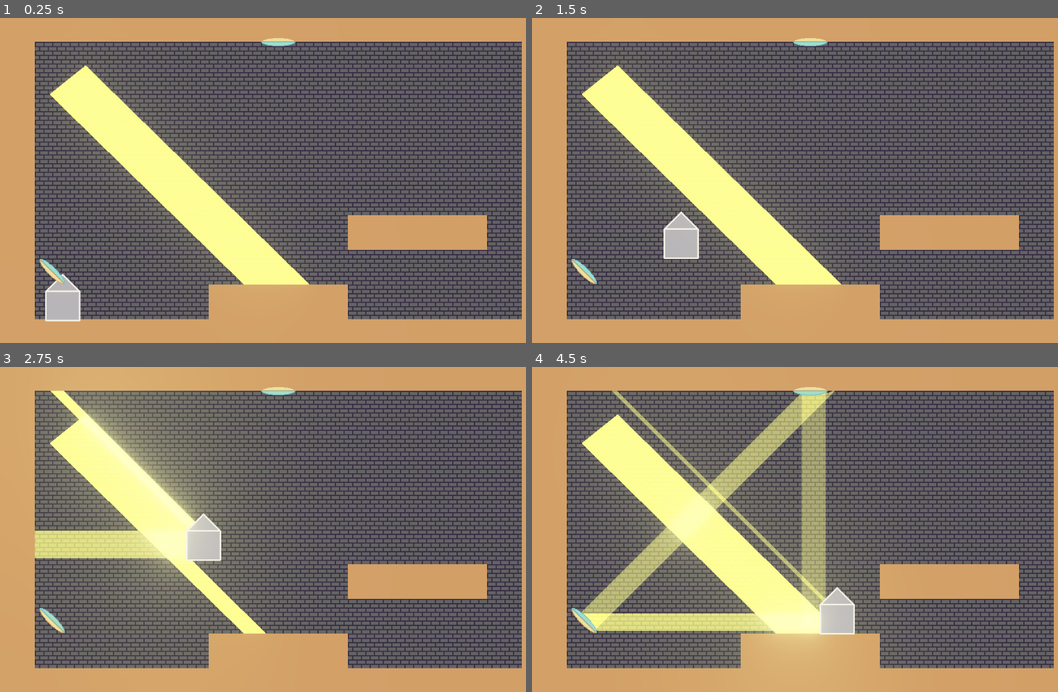
Above: before the commit, frames 1-4 (two rows, left to right).
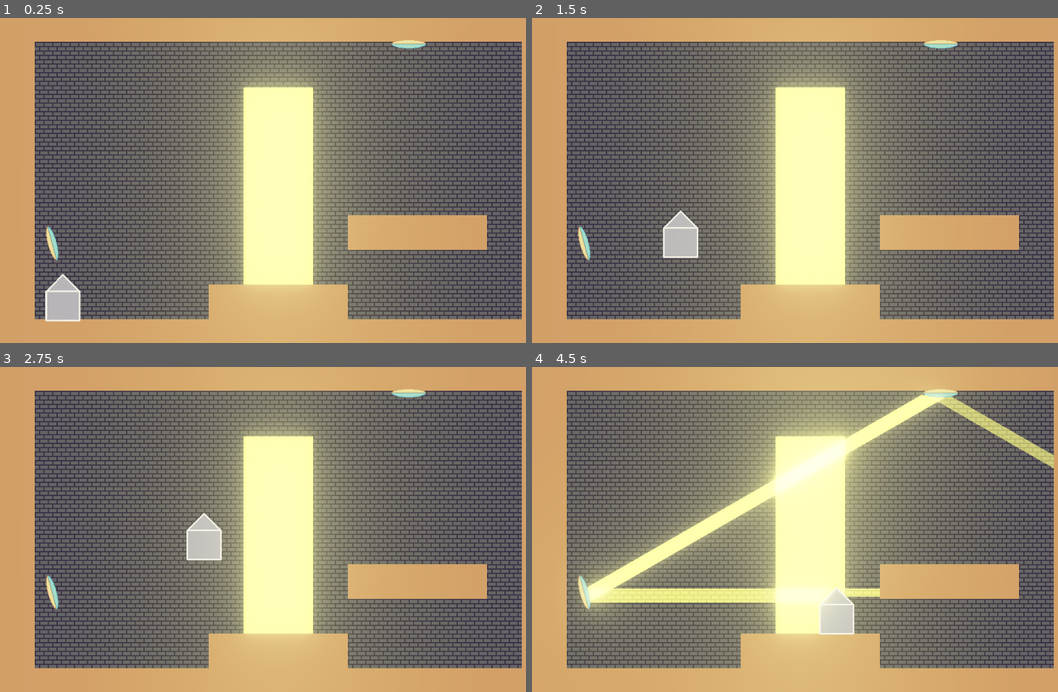
Above: after the commit, the same moments.

Repository: marc-jones/game-off-2022
Game: Godot game, scene res://nodes/PlayState.tscn
Two runs of this game, one before a commit and one after it. Both use one fixed random seed, a clock stepped at 60 frames per second and the inputs below.
Inputs:
- Up to frame 1 (0.25 s): no input
- Up to frame 2 (1.5 s): tap Enter at 0.5 s; hold Right (move_right) from 0.53 s (still down); tap Space (jump) at 0.77 s
- Up to frame 3 (2.75 s): tap Space (jump) at 1.52 s; release Right (move_right) at 2.03 s; hold Left (move_left) from 2.03 s (still down)
- Up to frame 4 (4.5 s): release Left (move_left) at 2.78 s; hold Right (move_right) 2.78-4.28 s; tap Space (jump) at 3.02, 3.77 s; hold Left (move_left) from 4.28 s (still down)

The runs differ from the first frame. In frame 1, 30% of the frame differs, in the area x 7-82%, y 6-94%; in frame 2, 30%; in frame 3, 33%; in frame 4, 42%, in the area x 6-100%, y 0-92%.

Commit message:
Changed reflection angle

Diff:
--- a/nodes/PlayState.tscn
+++ b/nodes/PlayState.tscn
@@ -70,14 +70,14 @@
 tile_data = PoolIntArray( 0, 1, 0, 1, 1, 0, 2, 1, 0, 3, 1, 0, 4, 1, 0, 5, 1, 0, 6, 1, 0, 7, 1, 0, 8, 1, 0, 9, 1, 0, 10, …(2057 unchanged characters)…
 
 [node name="LightManager" type="Node2D" parent="."]
-modulate = Color( 1.2, 1.2, 1, 1 )
+modulate = Color( 1.3, 1.3, 1, 1 )
 script = ExtResource( 2 )
 
 [node name="Origins" type="Node2D" parent="LightManager"]
 
 [node name="Line2D" type="Line2D" parent="LightManager/Origins"]
 position = Vector2( 64, 64 )
-points = PoolVector2Array( 27, 77, 93.5247, 23.491, 201, 129 )
+points = PoolVector2Array( 384, 64, 512, 64, 512, 128 )
 default_color = Color( 1, 1, 1, 1 )
 end_cap_mode = 2
 
@@ -96,9 +96,9 @@
 environment = SubResource( 2 )
 
 [node name="Mirror" parent="." instance=ExtResource( 6 )]
-position = Vector2( 512, 44 )
+position = Vector2( 752, 48 )
 rotation = -1.57079
 
 [node name="Mirror2" parent="." instance=ExtResource( 6 )]
-position = Vector2( 96, 468 )
-rotation = 2.35619
+position = Vector2( 96, 416 )
+rotation = 2.87979
--- a/project.godot
+++ b/project.godot
@@ -38,6 +38,7 @@
 
 [physics]
 
+common/physics_fps=120
 common/enable_pause_aware_picking=true
 
 [rendering]
--- a/scripts/LightManager.gd
+++ b/scripts/LightManager.gd
@@ -73,12 +73,15 @@
 				if len(polygon) > current_max_verticies:
 					draw_polygon_var = polygon
 					current_max_verticies = len(polygon)
-			if draw_polygon_var == null or Geometry.triangulate_polygon(draw_polygon_var).empty():
-				print("failed")
-			else:
+			if not (
+				draw_polygon_var == null or
+				Geometry.triangulate_polygon(draw_polygon_var).empty()
+			):
 				draw_polygon(draw_polygon_var, [Color(1, 1, 0.6, alpha)])
 
 func calculate_alpha(distance, ray_count):
+	if distance == 0 or ray_count == 0:
+		return(0.0)
 	return(
 		min(1.0, RAY_DENSITY / (distance / ray_count)) * MAX_ALPHA
 	)
--- a/scripts/LightRay.gd
+++ b/scripts/LightRay.gd
@@ -21,14 +21,14 @@
 			if is_instance_valid(child_ray):
 				# Update child
 				child_ray.set_position(get_collision_point())
-				child_ray.set_direction(get_collision_normal())
+				child_ray.set_direction(get_reflection())
 				child_ray.force_raycast_update()
 			else:
 				# Create child
 				emit_signal(
 					"spawn_reflection",
 					get_collision_point(),
-					get_collision_normal(),
+					get_reflection(),
 					self,
 					get_collider()
 				)
@@ -37,6 +37,9 @@
 				child_ray.kill()
 	else:
 		kill()
+
+func get_reflection():
+	return(get_cast_to().bounce(get_collision_normal()).normalized())
 
 func set_child_ray(input_ray):
 	child_ray = input_ray
